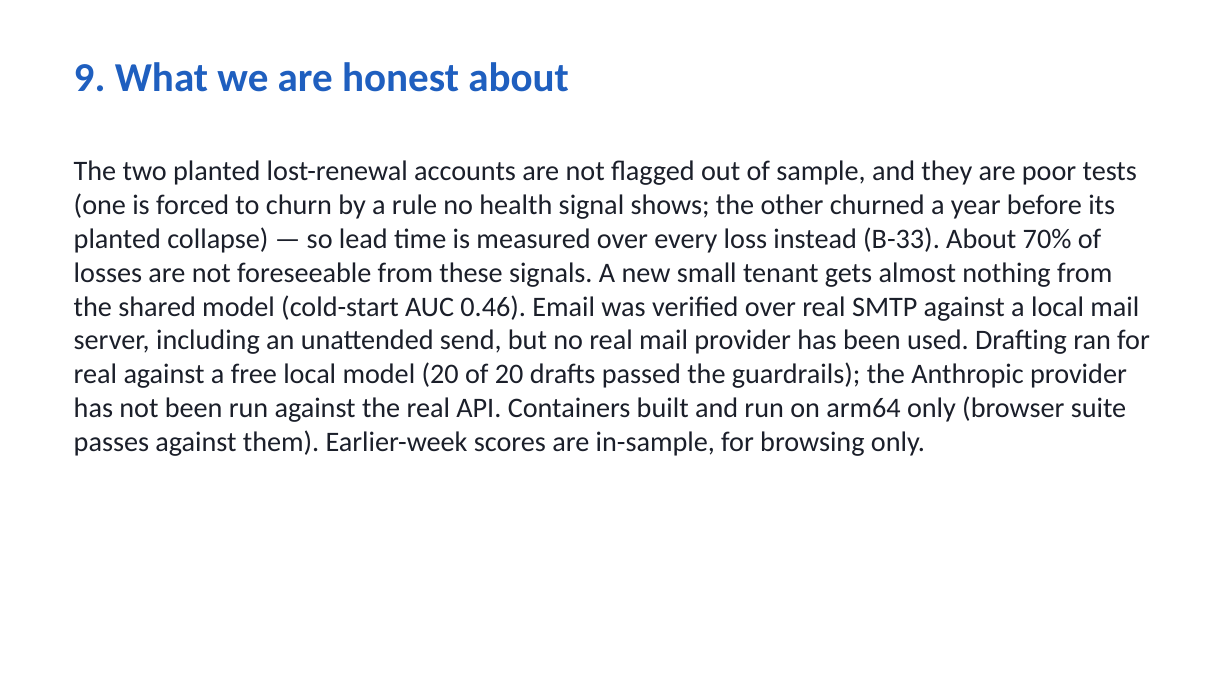
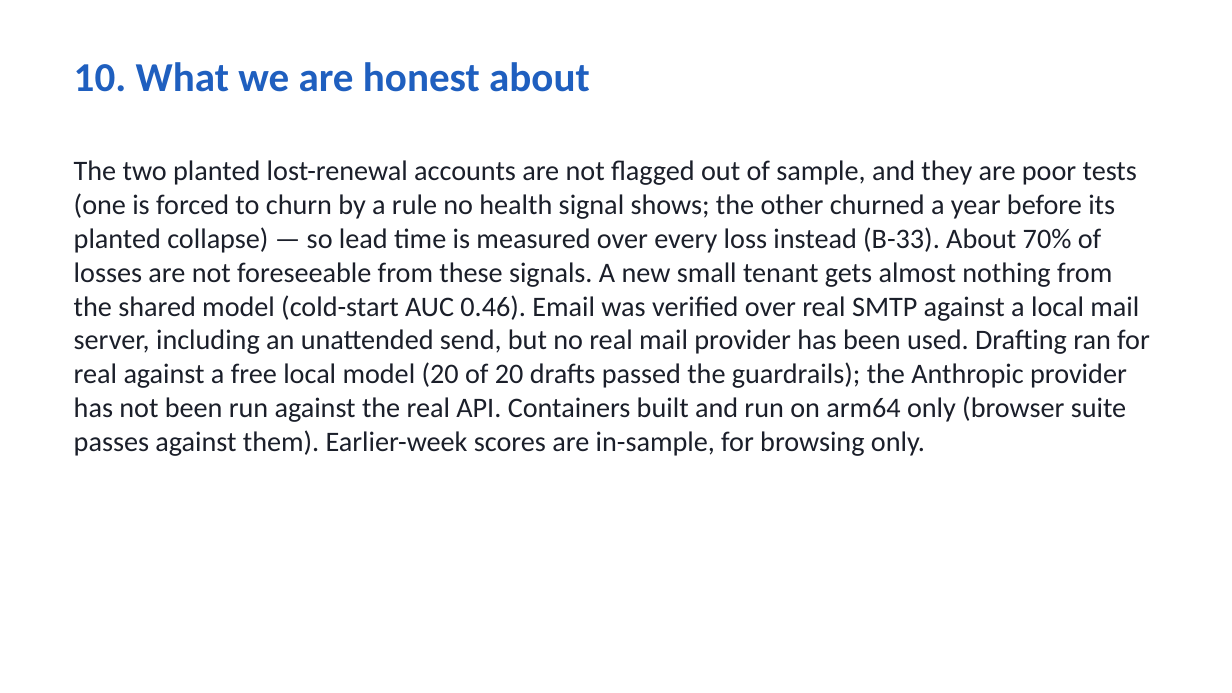
Before and after one commit to akhilpdas/fello-pulse, a slide deck: slide 11 of docs/Pulse_deck.pptx (slide 10 before the commit). Drawn at 1232x693 pixels with LibreOffice and Linux fonts; fonts in the diff are those of the drawing. Boxes give left, top, right and bottom in pixels: in the first picture for what was removed or moved away, otherwise in the second. Text is boxed around its words. In the diff, an @@ line names an element or a change of style, - is before the commit and + after.

```diff
--- a/docs/Pulse_deck.pptx
+++ b/docs/Pulse_deck.pptx
@@ text at <box>74,62,590,92</box>: text changed @@
-9. What we are honest about
+10. What we are honest about
```
Also in this commit, not shown: 1 other slide changed, 1 slide added, 3 other files.
